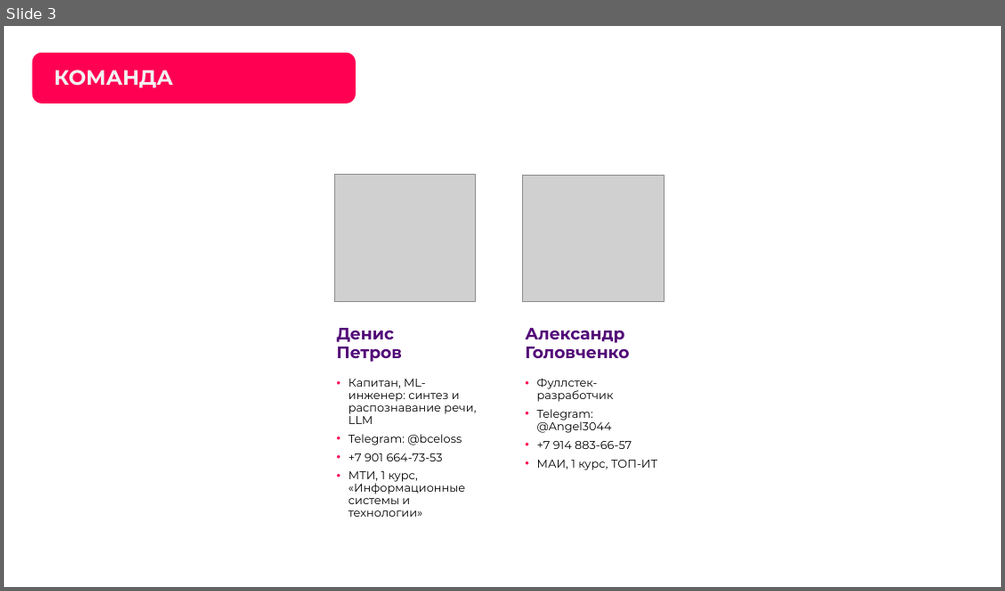
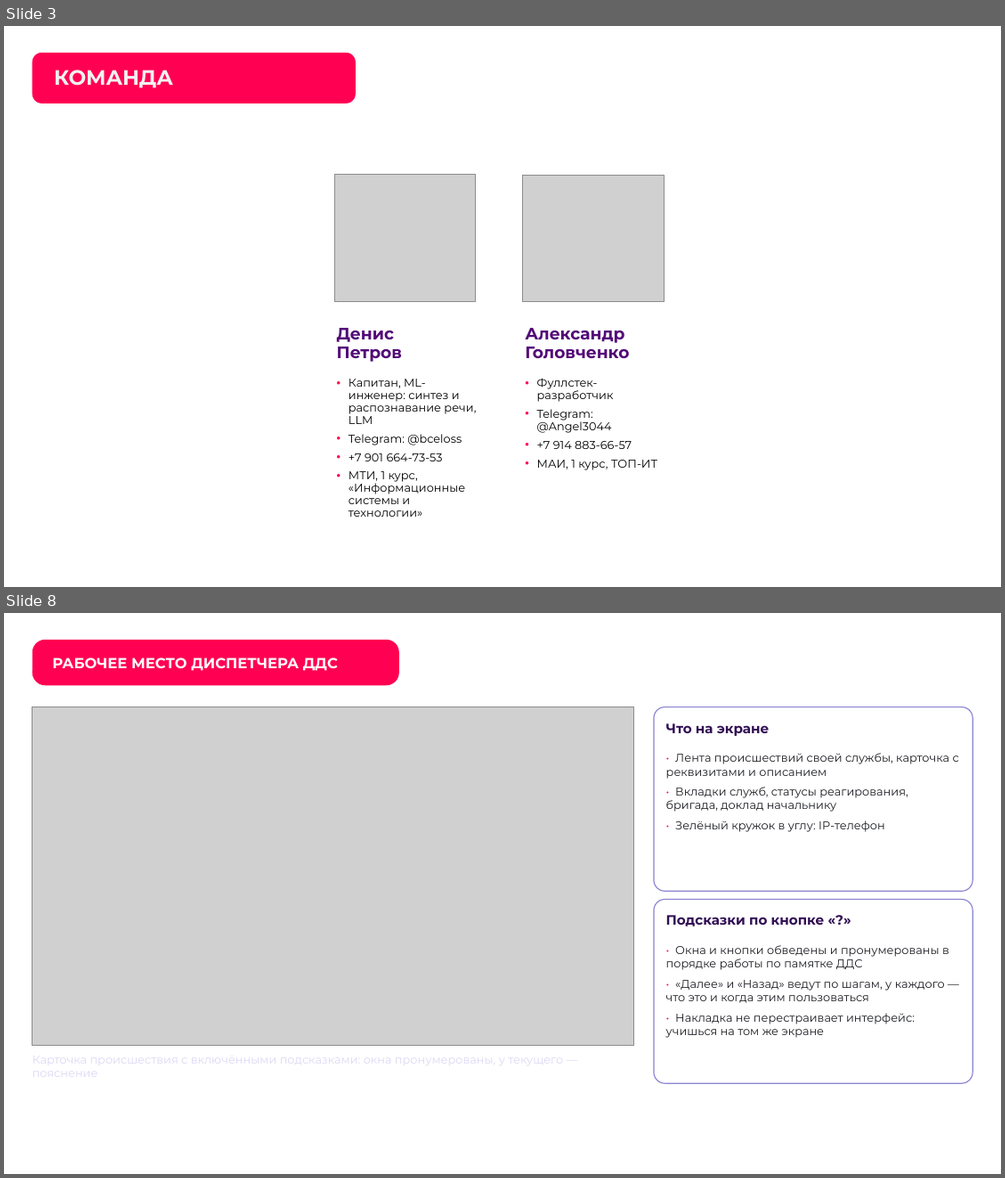
Before and after one commit to Den4ikAI/arm112-trainer_final, a slide deck: docs/презентация.pptx. Shown one above the other, each under a label of ours: slide 3 before the commit, slides 3 and 8 after it; the slides between them are not shown. The pictures are 1005x591 and 1005x1178 pixels, drawn with LibreOffice and Linux fonts; fonts in the diff are those of the drawing; grey boxes stand for pictures; background and template pictures are left out. Boxes give left, top, right and bottom in pixels: in the first picture for what was removed or moved away, otherwise in the second. Text is boxed around its words. In the diff, an @@ line names an element or a change of style, - is before the commit and + after.

Commit message:
Презентация финала: тренажёр диспетчера ДДС — 17 слайдов, обязательный блок шаблона

```diff
--- a/docs/презентация.pptx
+++ b/docs/презентация.pptx
@@ slide 8 added at (4,613,1001,1174), background picture (left out) @@
@@ rounded rectangle added at (32,639,399,685), fill #FF0053, 14 pt, text #FFFFFF, bold @@
+РАБОЧЕЕ МЕСТО ДИСПЕТЧЕРА ДДС
@@ picture added at (32,707,633,1046) @@
@@ rounded rectangle added at (654,707,973,892), fill #FFFFFF, outline #8A83D1 1 pt @@
@@ text added at (666,723,769,736), 13 pt, text #310F53, bold @@
+Что на экране
@@ text added at (666,753,959,832), 11 pt, text #1C1D22 @@
+• Лента происшествий своей службы, карточка с реквизитами и описанием
+• Вкладки служб, статусы реагирования, бригада, доклад начальнику
+• Зелёный кружок в углу: IP-телефон
@@ rounded rectangle added at (654,900,973,1083), fill #FFFFFF, outline #8A83D1 1 pt @@
@@ text added at (666,915,825,926), 13 pt, text #310F53, bold @@
+Подсказки по кнопке «?»
@@ text added at (666,945,949,1038), 11 pt, text #1C1D22 @@
+• Окна и кнопки обведены и пронумерованы в порядке работы по памятке ДДС
+• «Далее» и «Назад» ведут по шагам, у каждого — что это и когда этим пользоваться
+• Накладка не перестраивает интерфейс: учишься на том же экране
@@ text added at (675,946,939,990), 11 pt, text #DDD8F5 @@
+Карточка происшествия с включёнными подсказками: окна пронумерованы, у текущего — пояснение
```
Also in this commit, not shown: 5 slides changed, 10 other slides added, 21 slides removed, 15 other files.
